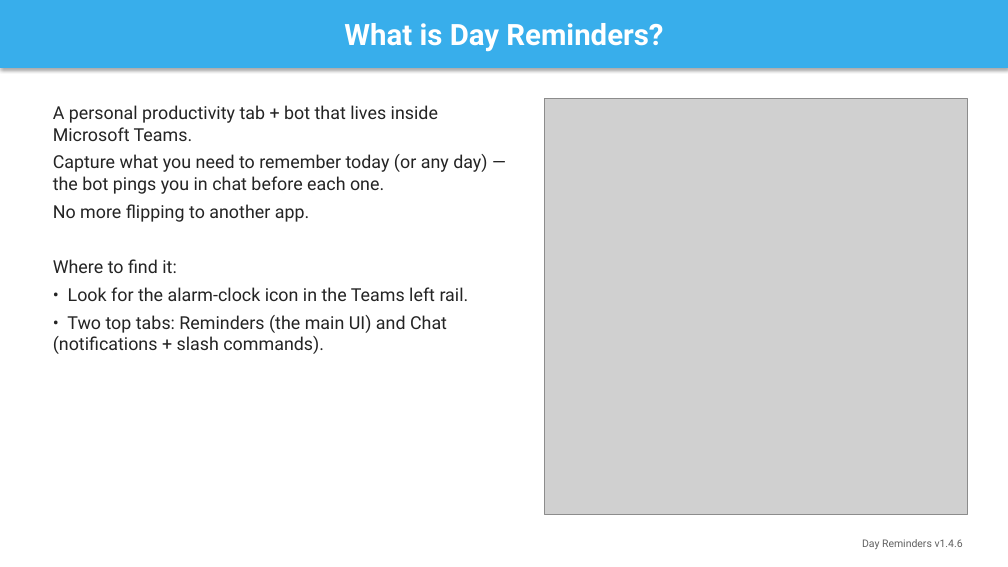
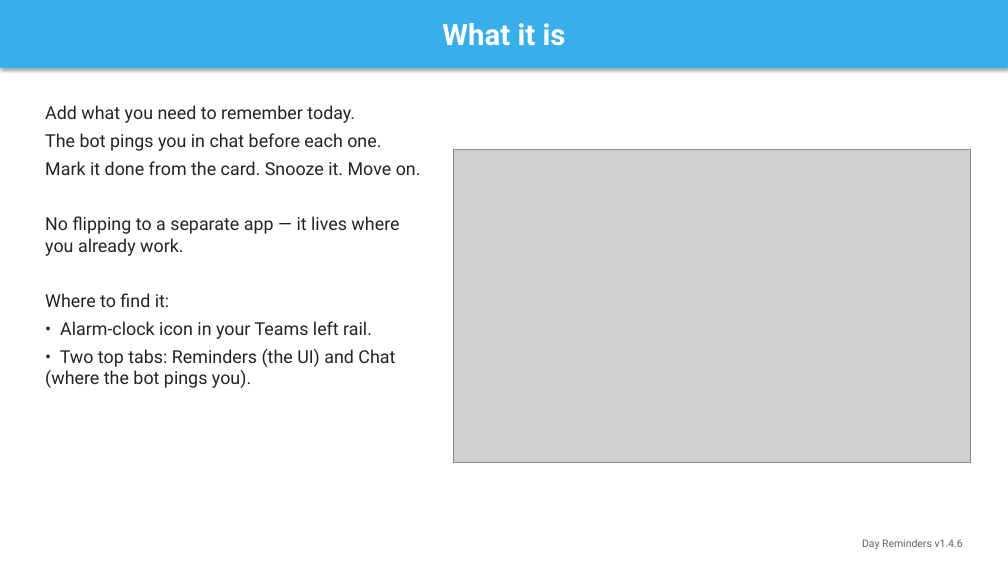
Before and after one commit to projectvelox/team-reminder, a slide deck: slide 2 of docs/DayReminders-Overview.pptx. Drawn at 1008x567 pixels with LibreOffice and Linux fonts; fonts in the diff are those of the drawing; grey boxes stand for pictures. Boxes give left, top, right and bottom in pixels: in the first picture for what was removed or moved away, otherwise in the second. Text is boxed around its words. In the diff, an @@ line names an element or a change of style, - is before the commit and + after.

```diff
--- a/docs/DayReminders-Overview.pptx
+++ b/docs/DayReminders-Overview.pptx
@@ text in rectangle at <box>442,23,566,46</box>: text changed @@
-What is Day Reminders?
+What it is
@@ text "Add what you need to ...": place and size @@
-text "Add what you need to ..." at <box>53,105,487,354</box>
+text "Add what you need to ..." at <box>45,105,421,388</box>
@@ text at <box>45,105,421,256</box>: text changed @@
-A personal productivity tab + bot that lives inside Microsoft Teams.
-Capture what you need to remember today (or any day) — the bot pings you in chat before each one.
-No more flipping to another app.
+Add what you need to remember today.
+The bot pings you in chat before each one.
+Mark it done from the card. Snooze it. Move on.
+No flipping to a separate app — it lives where you already work.
@@ picture: place and size @@
-picture at <box>544,98,968,514</box>
+picture at <box>454,150,970,463</box>
@@ text at <box>45,321,395,388</box>: text changed @@
-• Look for the alarm-clock icon in the Teams left rail.
-• Two top tabs: Reminders (the main UI) and Chat (notifications + slash commands).
+• Alarm-clock icon in your Teams left rail.
+• Two top tabs: Reminders (the UI) and Chat (where the bot pings you).
```
Also in this commit, not shown: 7 other slides changed, 3 other files.
